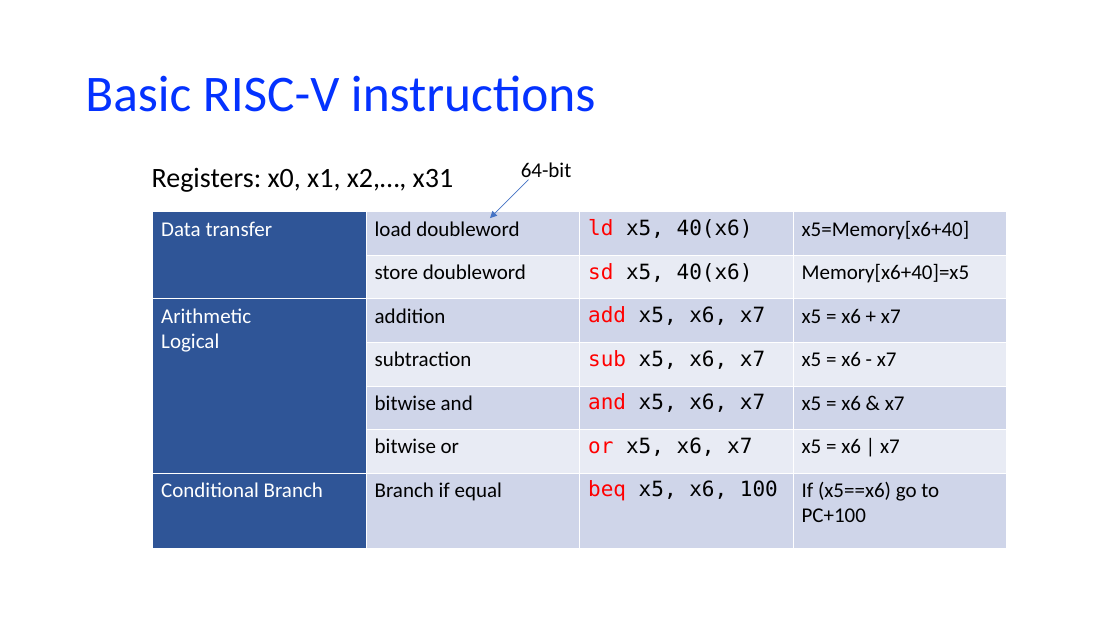
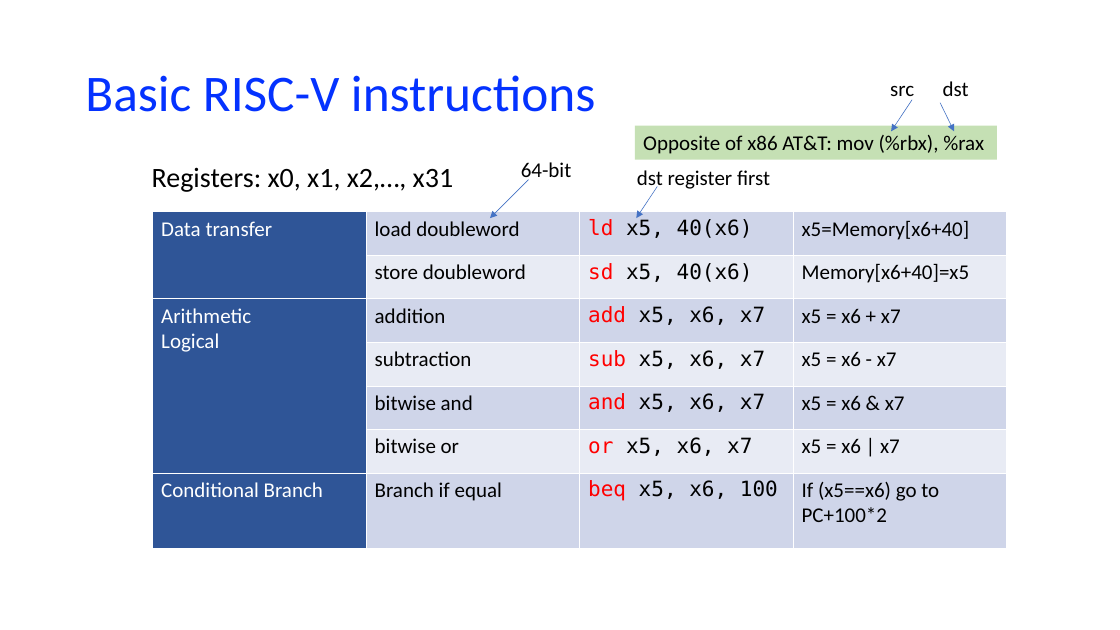
Before and after one commit to NYU-CSO/nyu-cso.github.io, a slide deck: slide 6 of notes/arch-cpu-simple.pptx. Drawn at 1120x630 pixels with LibreOffice and Linux fonts; fonts in the diff are those of the drawing. Boxes give left, top, right and bottom in pixels: in the first picture for what was removed or moved away, otherwise in the second. Text is boxed around its words. In the diff, an @@ line names an element or a change of style, - is before the commit and + after.

```diff
--- a/notes/arch-cpu-simple.pptx
+++ b/notes/arch-cpu-simple.pptx
@@ text added at (890,85,914,102), 18 pt, text #000000 @@
+src
@@ text added at (943,81,969,96), 18 pt, text #000000 @@
+dst
@@ arrow added from (912, 100) to (891, 131), #4472C4 0.5 pt @@
@@ arrow added from (940, 103) to (954, 131), #4472C4 0.5 pt @@
@@ rectangle added at (635,126,997,160), fill #C5E0B4, 18 pt, text #000000 @@
+Opposite of x86 AT&T: mov (%rbx), %rax
@@ text added at (637,170,770,192), 18 pt, text #000000 @@
+dst register first
@@ arrow added from (658, 187) to (637, 218), #4472C4 0.5 pt @@
@@ table at (153,212,1007,548) @@
-row 7, column 4: If (x5==x6) go to PC+100
+row 7, column 4: If (x5==x6) go to PC+100*2
```
Also in this commit, not shown: 4 other slides changed, 2 other files.
